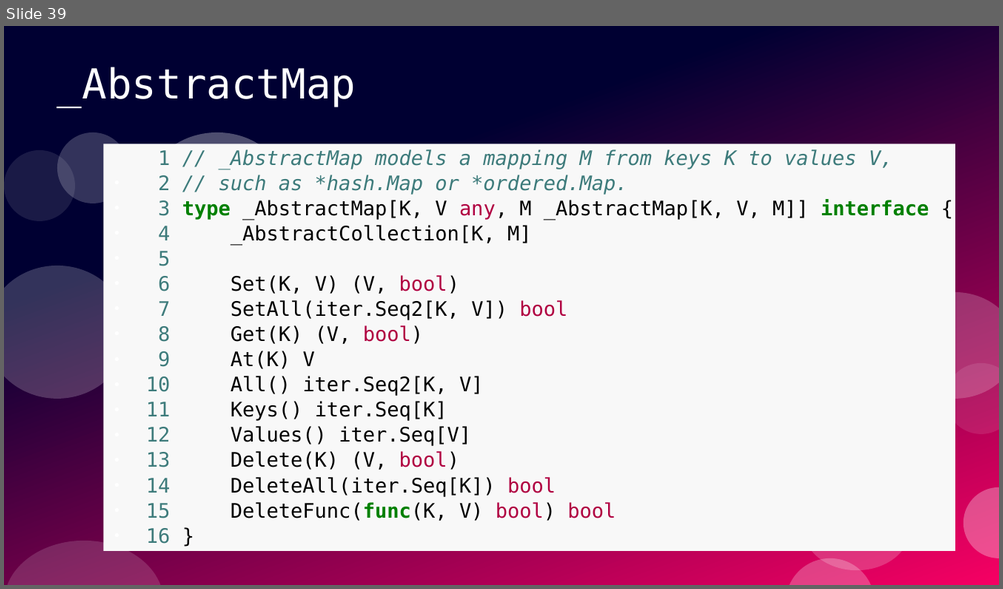
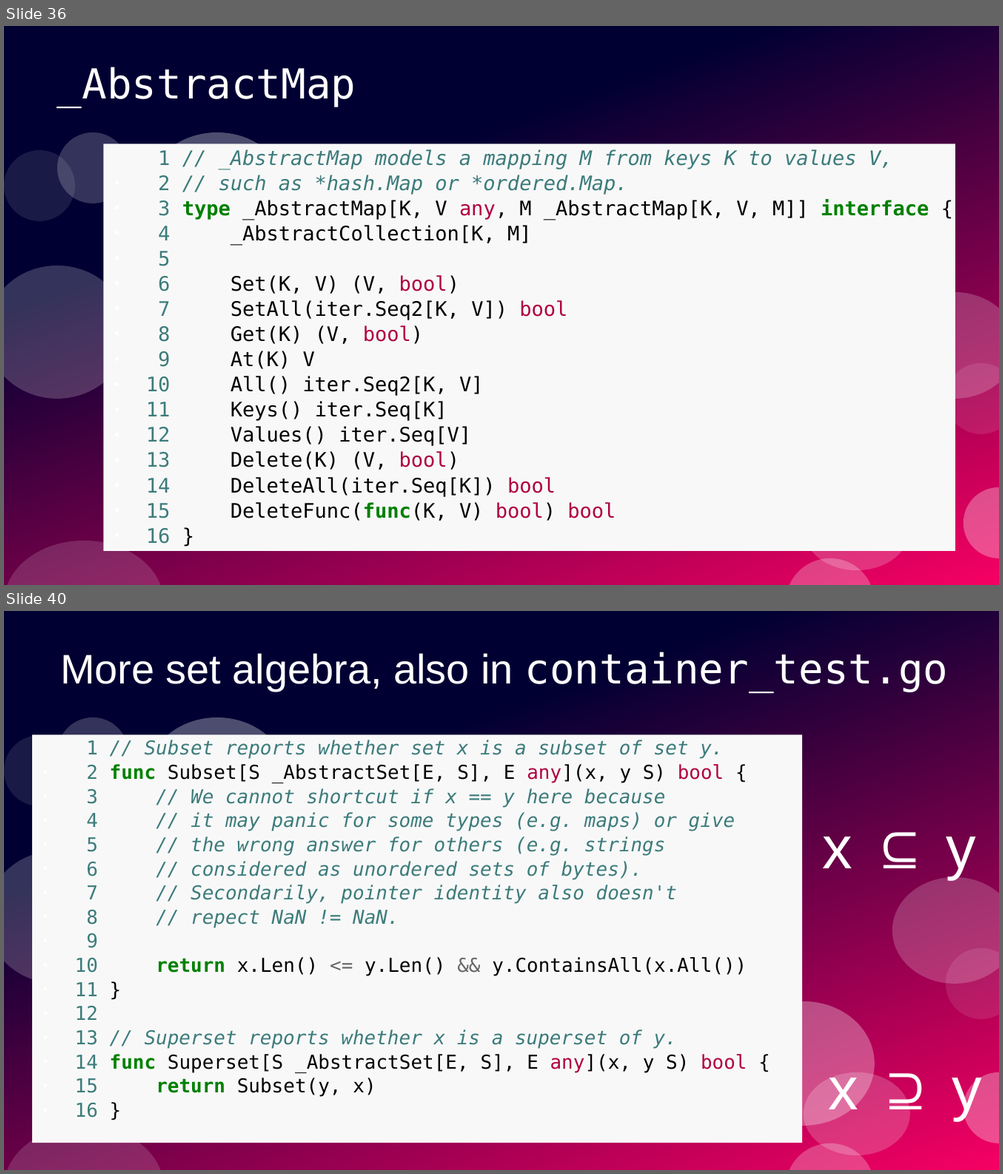
Before and after one commit to ramalho/sets-in-go, a slide deck: sets-in-go.odp. Shown one above the other, each under a label of ours: slide 39 before the commit, slides 36 and 40 after it; the slides between them are not shown. The pictures are 1003x589 and 1003x1174 pixels, drawn with LibreOffice and Linux fonts; fonts in the diff are those of the drawing. Boxes give left, top, right and bottom in pixels: in the first picture for what was removed or moved away, otherwise in the second. Text is boxed around its words. In the diff, an @@ line names an element or a change of style, - is before the commit and + after.

```diff
--- a/sets-in-go.odp
+++ b/sets-in-go.odp
@@ slide 40 added at [4,611,999,1170], background #FFFFFF; not listed: 11 template elements that a slide beside it also shows @@
@@ title added at [60,652,948,692], 33 pt, text #FFFFFF @@
+More set algebra, also in container_test.go
@@ text added at [32,735,802,1144], fill #F8F8F8, 15.3 pt, text #3D7B7B, italic @@
+1 // Subset reports whether set x is a subset of set y.
+● 2 func Subset[S _AbstractSet[E, S], E any](x, y S) bool {
+● 3 // We cannot shortcut if x == y here because
+● 4 // it may panic for some types (e.g. maps) or give
+● 5 // the wrong answer for others (e.g. strings
+● 6 // considered as unordered sets of bytes).
+● 7 // Secondarily, pointer identity also doesn't
+● 8 // repect NaN != NaN.
+● 9
+● 10 return x.Len() <= y.Len() && y.ContainsAll(x.All())
+● 11 }
+● 12
+● 13 // Superset reports whether x is a superset of y.
+● 14 func Superset[S _AbstractSet[E, S], E any](x, y S) bool {
+● 15 return Subset(y, x)
+● 16 }
@@ text added at [822,837,976,880], 48 pt, text #FFFFFF @@
+x ⊆ y
@@ ellipse added at [732,1002,874,1126], fill #FFFFFF at 30% opacity @@
@@ text added at [828,1077,982,1121], 48 pt, text #FFFFFF @@
+x ⊇ y
@@ what was slide 39 is now slide 36 @@
```
Also in this commit, not shown: 5 slides changed, 8 other slides added, 1 slide removed, 2 other files.
